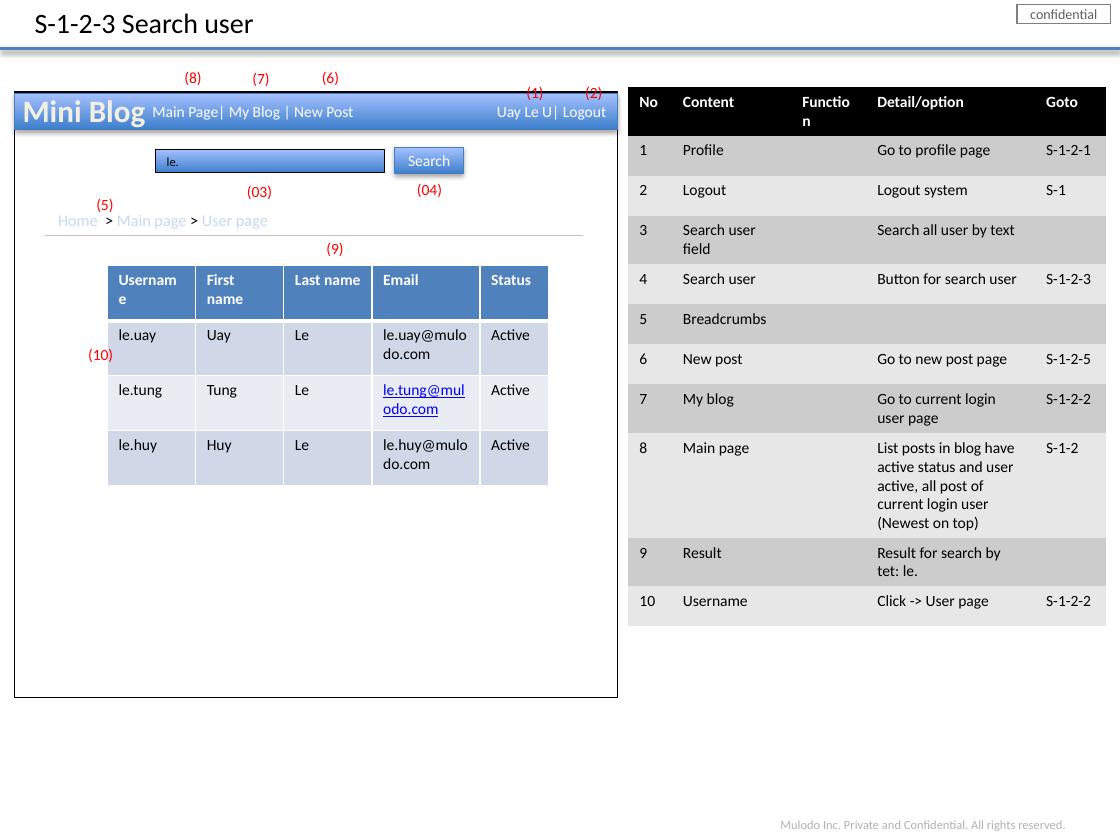
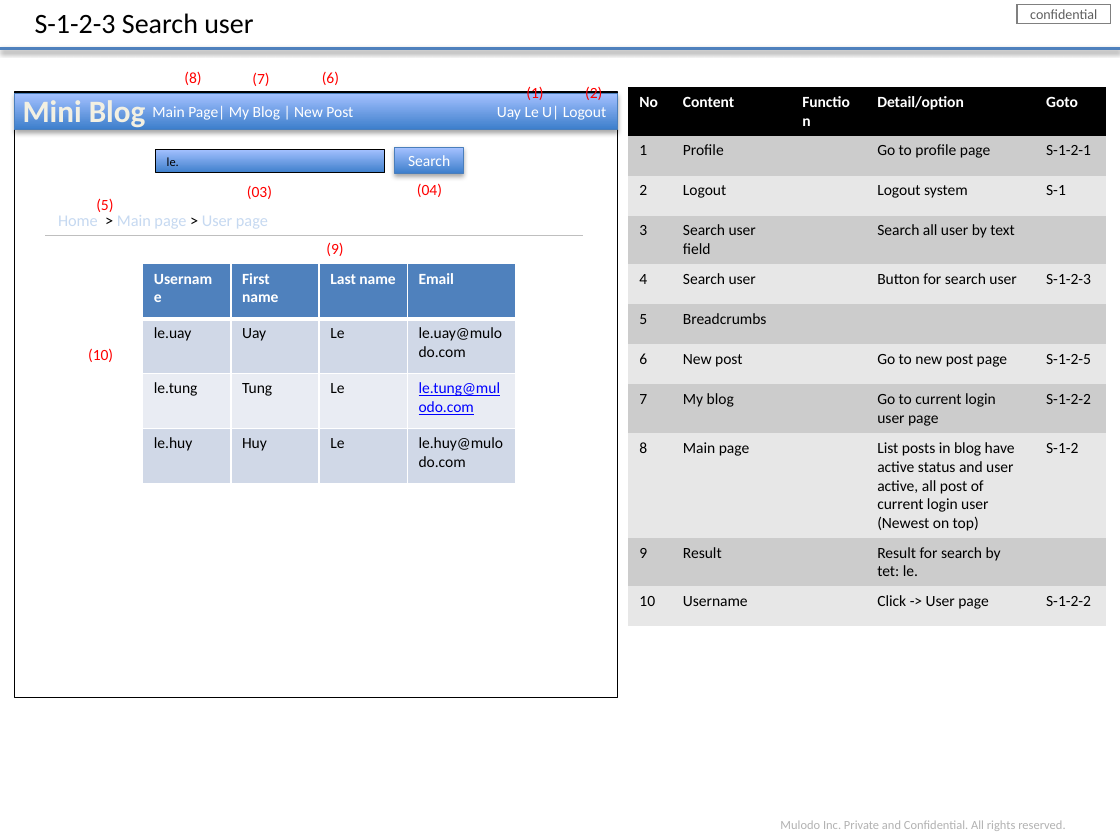
Before and after one commit to Mulodo-Java-Training/miniblog-le.uay, a slide deck: slide 10 of doc/frontend/wireframe/TRN-MiniBlog_WireframeDesign_UayLe.pptx. Drawn at 1120x840 pixels with LibreOffice and Linux fonts; fonts in the diff are those of the drawing; background and template pictures are left out. Boxes give left, top, right and bottom in pixels: in the first picture for what was removed or moved away, otherwise in the second. Text is boxed around its words. In the diff, an @@ line names an element or a change of style, - is before the commit and + after.

```diff
--- a/doc/frontend/wireframe/TRN-MiniBlog_WireframeDesign_UayLe.pptx
+++ b/doc/frontend/wireframe/TRN-MiniBlog_WireframeDesign_UayLe.pptx
@@ table at (x1=142, y1=263, x2=515, y2=483) @@
-column 5: Status | Active | Active | Active
@@ table resized from (x1=108, y1=265, x2=549, y2=485) to (x1=142, y1=263, x2=515, y2=483) @@
```
Also in this commit, not shown: 1 other slide changed, 46 other files.
